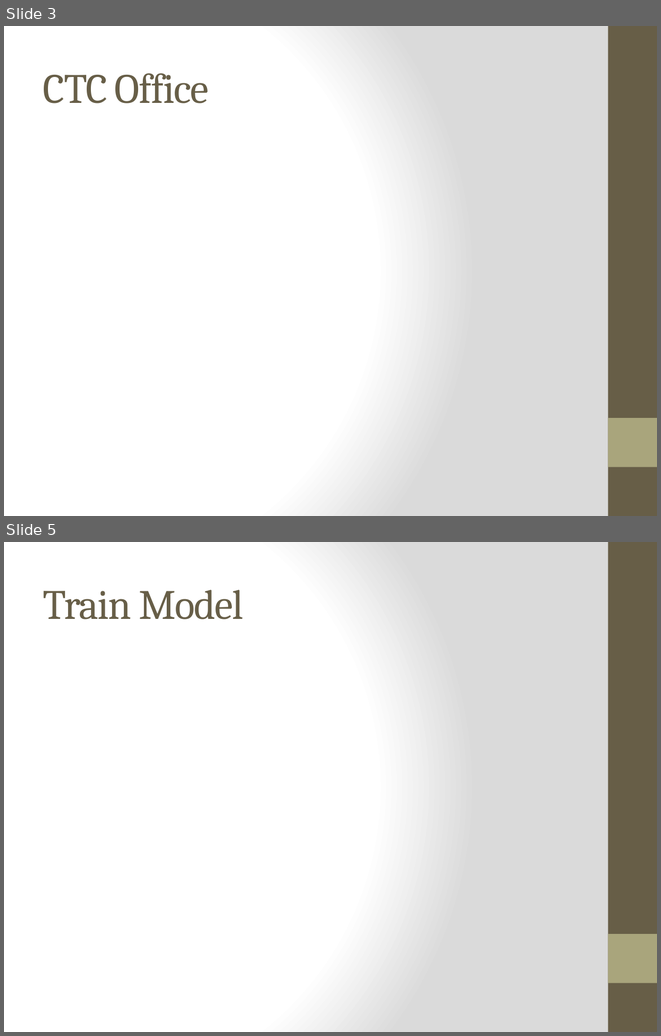
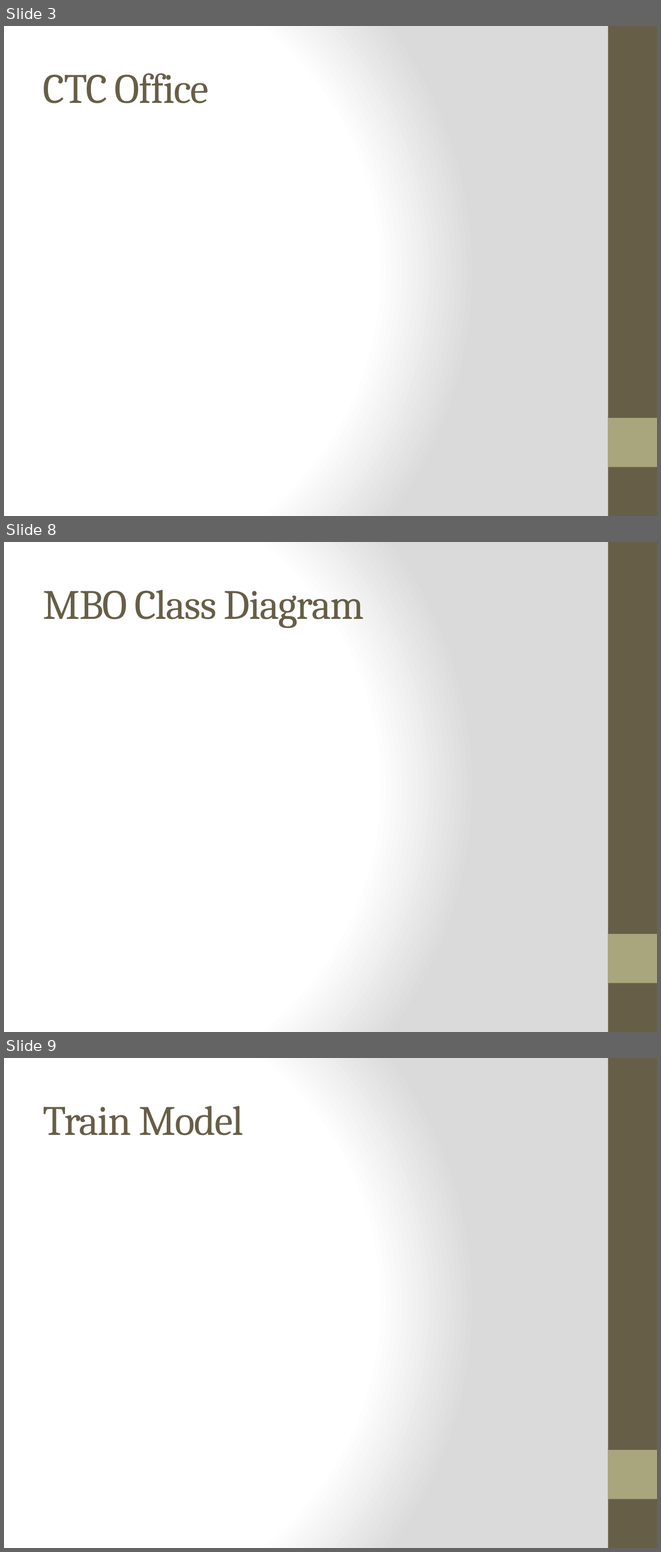
Before and after one commit to meylingtaing/COE1186, a slide deck: Design Review/Design Review.pptx. Shown one above the other, each under a label of ours: slides 3 and 5 before the commit, slides 3, 8 and 9 after it; the slides between them are not shown. The pictures are 661x1036 and 661x1552 pixels, drawn with LibreOffice and Linux fonts; fonts in the diff are those of the drawing. Boxes give left, top, right and bottom in pixels: in the first picture for what was removed or moved away, otherwise in the second. Text is boxed around its words. In the diff, an @@ line names an element or a change of style, - is before the commit and + after.

```diff
--- a/Design Review/Design Review.pptx
+++ b/Design Review/Design Review.pptx
@@ slide 8 added at [4, 542, 657, 1032], background gradient #FFFFFF to #DADADA; not listed: 2 template elements that a slide beside it also shows @@
@@ title added at [43, 590, 364, 628], 46 pt, text #675E47 @@
+MBO Class Diagram
@@ what was slide 5 is now slide 9 @@
```
Also in this commit, not shown: 1 slide changed, 3 other slides added.
